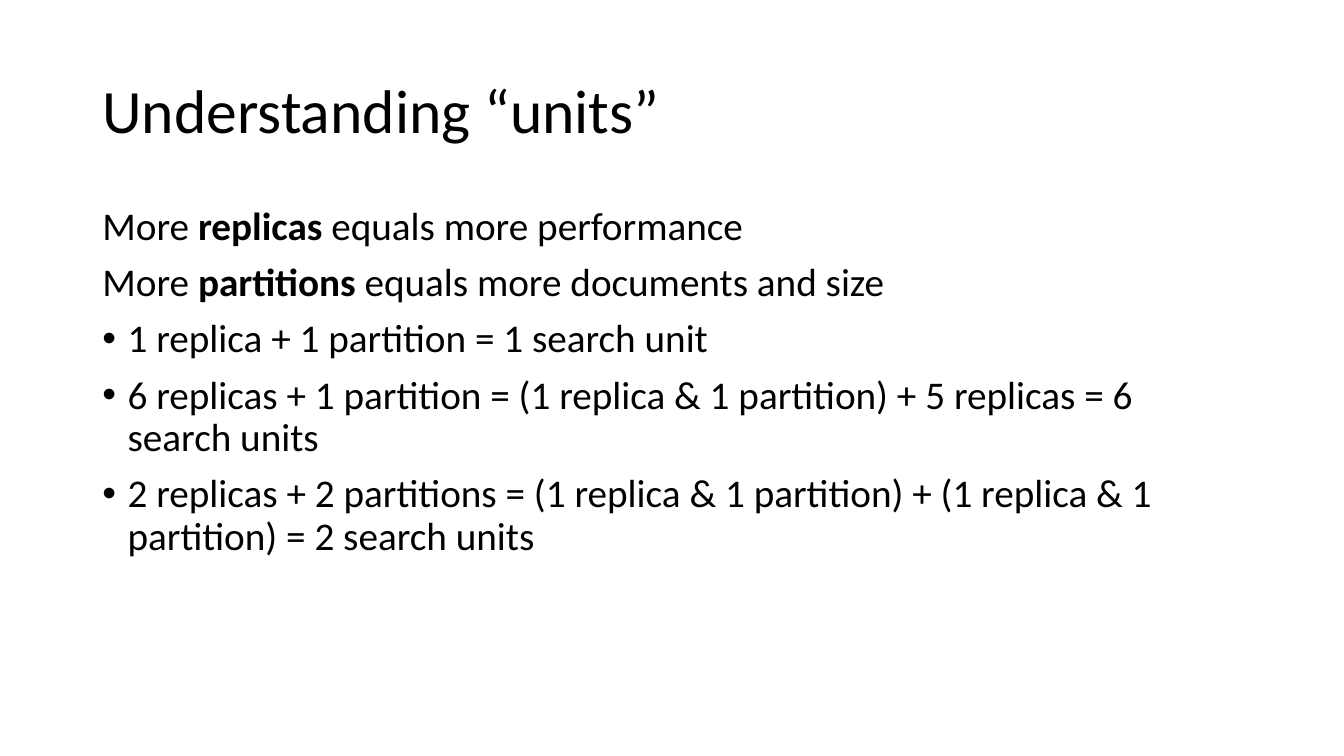
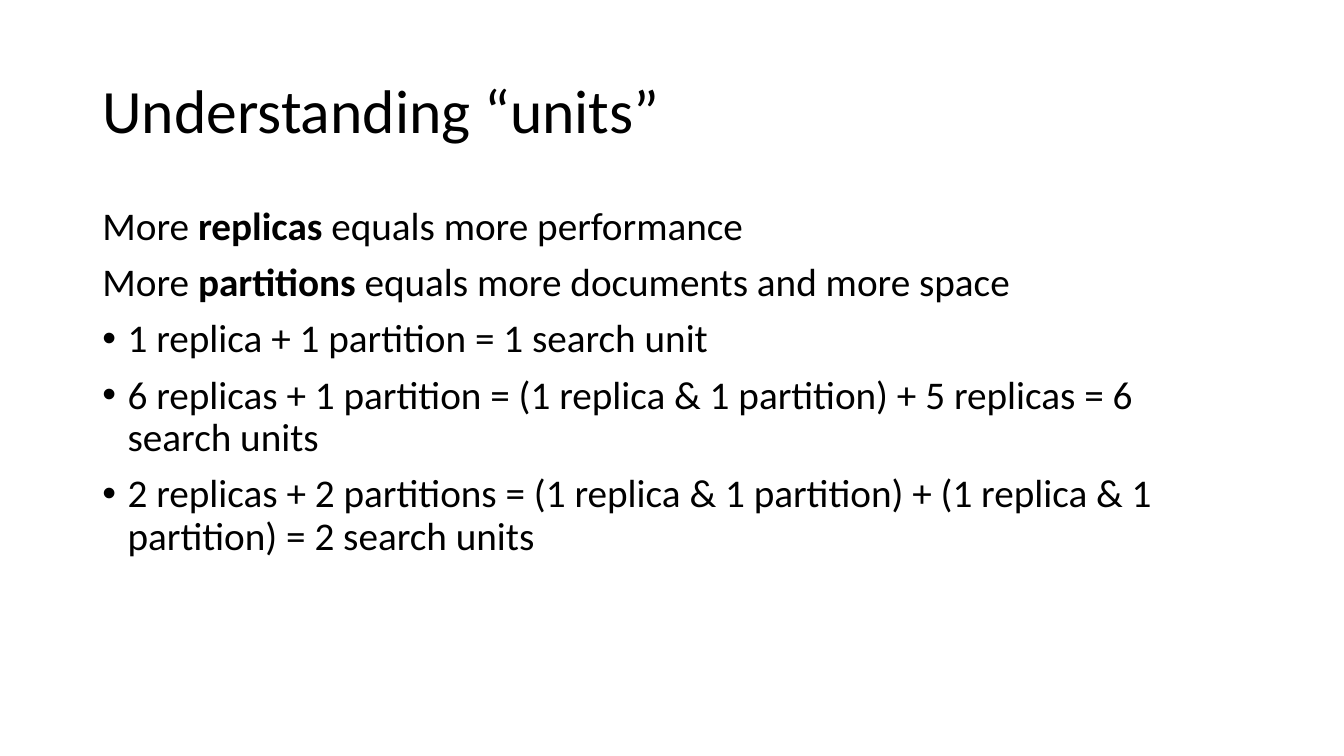
Before and after one commit to asiemer/AzureJeeps, a slide deck: slide 40 of docs/presentation.pptx (slide 12 before the commit). Drawn at 1344x756 pixels with LibreOffice and Linux fonts; fonts in the diff are those of the drawing. Boxes give left, top, right and bottom in pixels: in the first picture for what was removed or moved away, otherwise in the second. Text is boxed around its words. In the diff, an @@ line names an element or a change of style, - is before the commit and + after.

```diff
--- a/docs/presentation.pptx
+++ b/docs/presentation.pptx
@@ text at [102,268,1010,303]: text changed @@
-More partitions equals more documents and size
+More partitions equals more documents and more space
```
Also in this commit, not shown: 5 other slides changed, 29 slides added.
